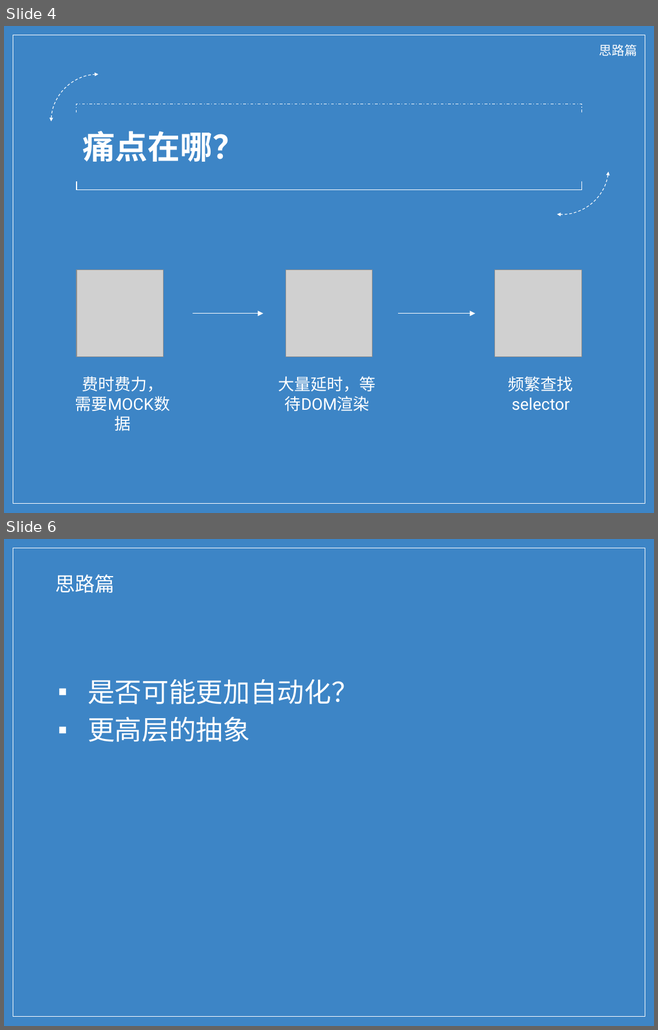
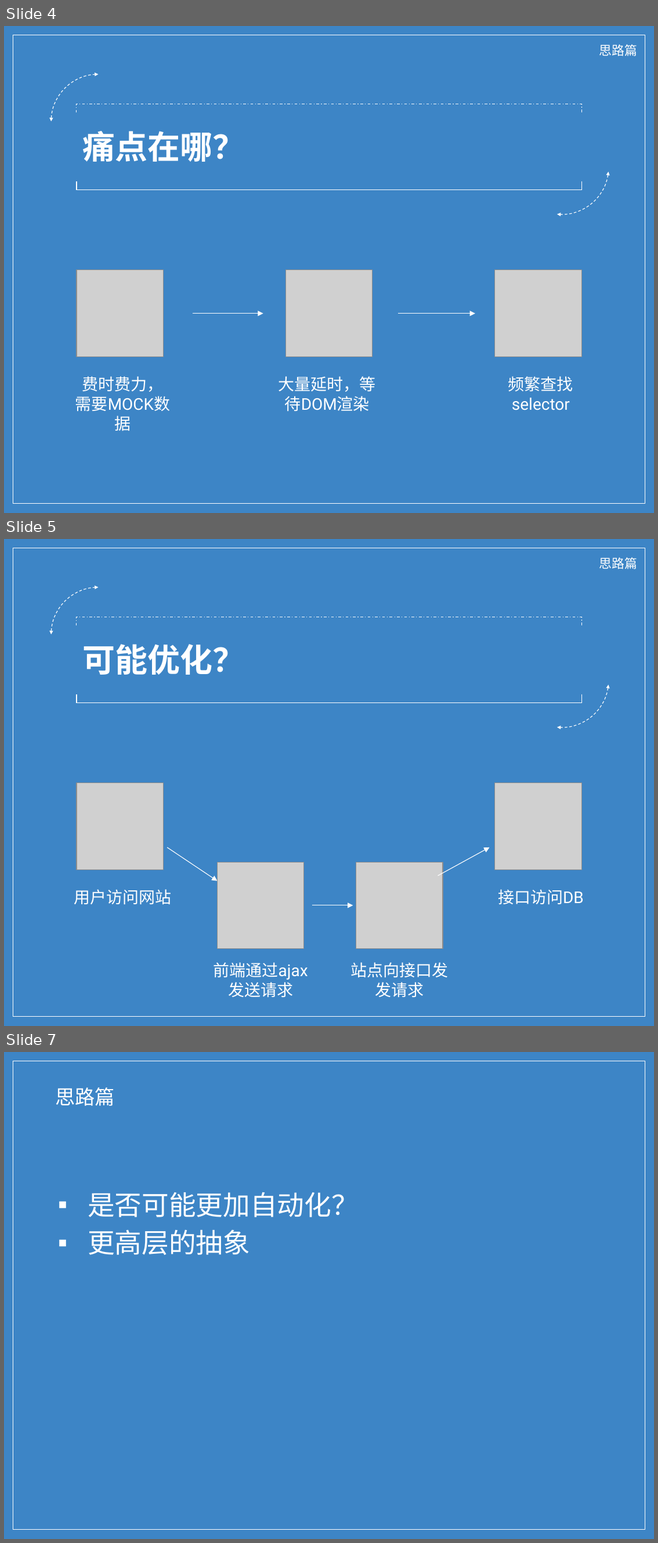
Before and after one commit to wu0792/ats_client, a slide deck: ext/share.pptx. Shown one above the other, each under a label of ours: slides 4 and 6 before the commit, slides 4, 5 and 7 after it; the slides between them are not shown. The pictures are 658x1030 and 658x1543 pixels, drawn with LibreOffice and Linux fonts; fonts in the diff are those of the drawing; grey boxes stand for pictures; background and template pictures are left out. Boxes give left, top, right and bottom in pixels: in the first picture for what was removed or moved away, otherwise in the second. Text is boxed around its words. In the diff, an @@ line names an element or a change of style, - is before the commit and + after.

Commit message:
modify ppt

```diff
--- a/ext/share.pptx
+++ b/ext/share.pptx
@@ slide 5 added at [4,539,654,1026], background picture (left out); not listed: 5 template elements that a slide beside it also shows @@
@@ text added at [599,557,637,569], 14 pt, text #FFFFFF @@
+思路篇
@@ title added at [82,644,245,675], 36 pt, text #FFFFFF, bold @@
+可能优化？
@@ picture added at [76,783,163,870] @@
@@ picture added at [495,783,581,870] @@
@@ arrow added from (167, 848) to (217, 881), #FFFFFF 0.75 pt @@
@@ arrow added from (437, 875) to (489, 848), #FFFFFF 0.75 pt @@
@@ picture added at [217,863,303,949] @@
@@ picture added at [356,863,442,949] @@
@@ text added at [74,889,172,905], 18 pt, text #FFFFFF @@
+用户访问网站
@@ text added at [498,889,583,905], 18 pt, text #FFFFFF @@
+接口访问DB
@@ arrow added from (312, 906) to (353, 906), #FFFFFF 0.75 pt @@
@@ text added at [213,962,308,980], 18 pt, text #FFFFFF @@
+前端通过ajax发送请求
@@ text added at [350,962,448,998], 18 pt, text #FFFFFF @@
+站点向接口发发请求
@@ what was slide 6 is now slide 7 @@
```
Also in this commit, not shown: 5 slides changed, 1 other slide added, 1 slide removed.
